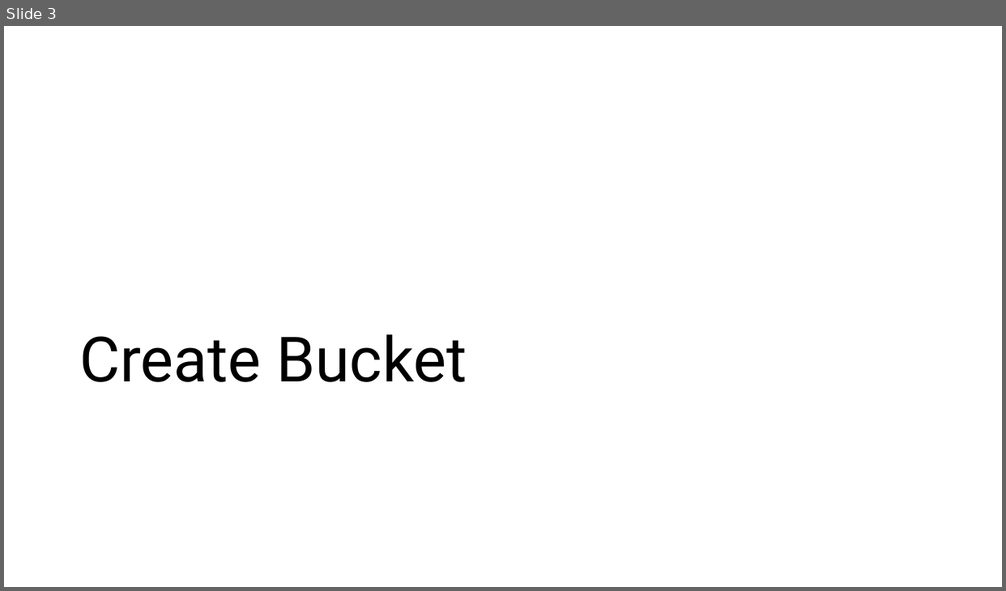
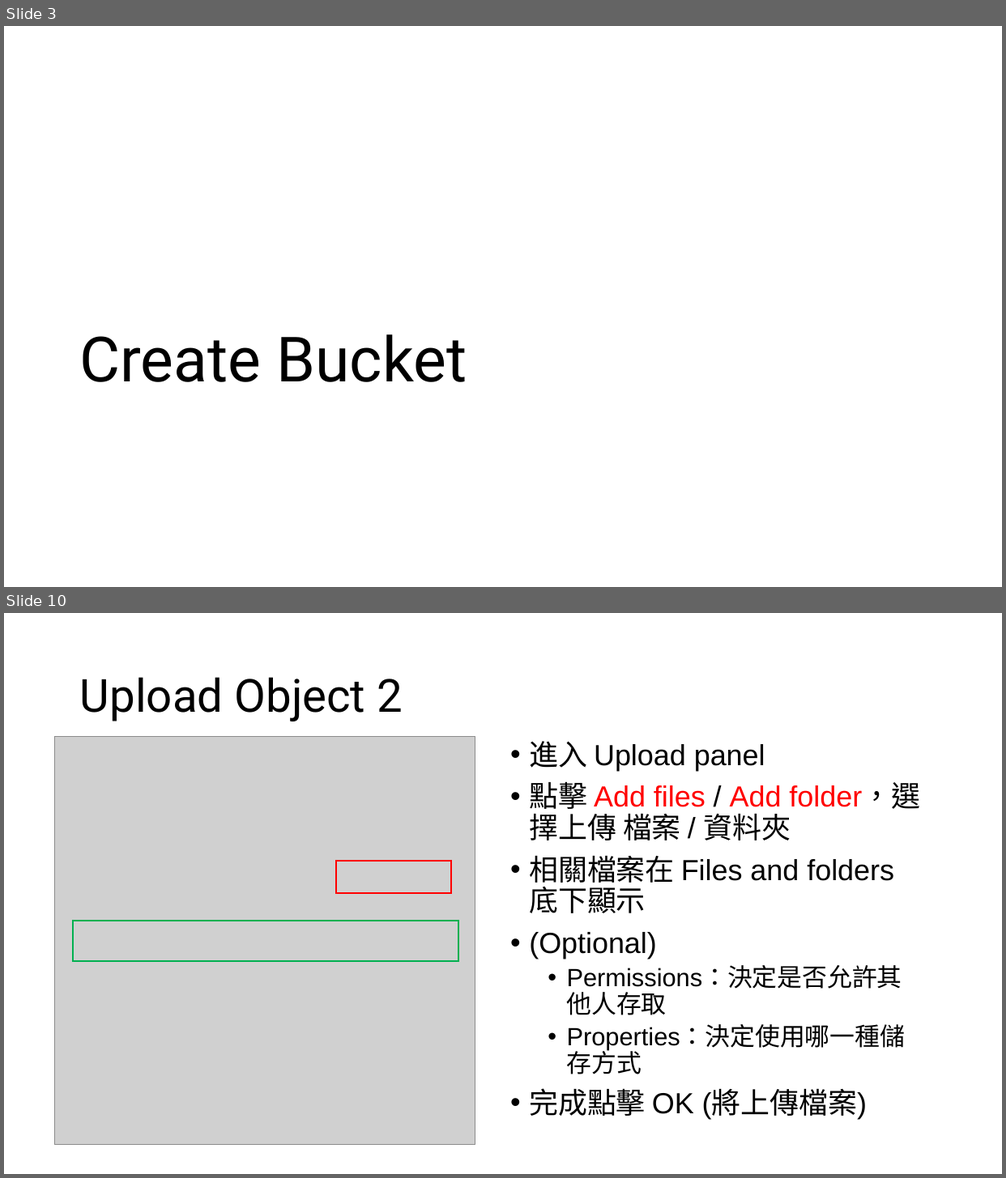
Before and after one commit to ariel055132/Notes, a slide deck: AWS/source/S3/S3BucketsObjects.pptx. Shown one above the other, each under a label of ours: slide 3 before the commit, slides 3 and 10 after it; the slides between them are not shown. The pictures are 1006x591 and 1006x1178 pixels, drawn with LibreOffice and Linux fonts; fonts in the diff are those of the drawing; grey boxes stand for pictures. Boxes give left, top, right and bottom in pixels: in the first picture for what was removed or moved away, otherwise in the second. Text is boxed around its words. In the diff, an @@ line names an element or a change of style, - is before the commit and + after.

Commit message:
finish working with s3 buckets and objects basics

```diff
--- a/AWS/source/S3/S3BucketsObjects.pptx
+++ b/AWS/source/S3/S3BucketsObjects.pptx
@@ slide 10 added at <box>4,613,1002,1174</box>, background #FFFFFF @@
@@ title added at <box>80,677,403,722</box>, 44 pt, text #000000 @@
+Upload Object 2
@@ picture added at <box>54,736,475,1145</box> @@
@@ text added at <box>529,741,920,1119</box>, 28 pt, text #000000 @@
+• 進入 Upload panel
+• 點擊 Add files / Add folder，選擇上傳 檔案 / 資料夾
+• 相關檔案在 Files and folders 底下顯示
+• (Optional)
+  • Permissions：決定是否允許其他人存取
+  • Properties：決定使用哪一種儲存方式
+• 完成點擊 OK (將上傳檔案)
@@ rectangle added at <box>336,861,452,894</box>, outline #FF0000 1.5 pt @@
@@ rectangle added at <box>73,921,458,961</box>, outline #00B050 1.5 pt @@
```
Also in this commit, not shown: 3 slides changed, 11 other slides added.
